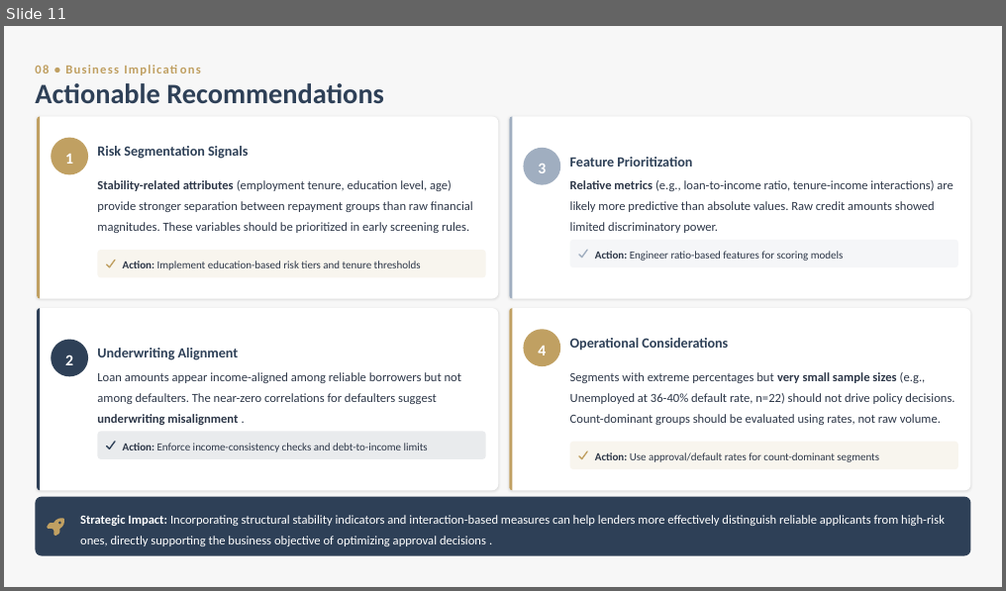
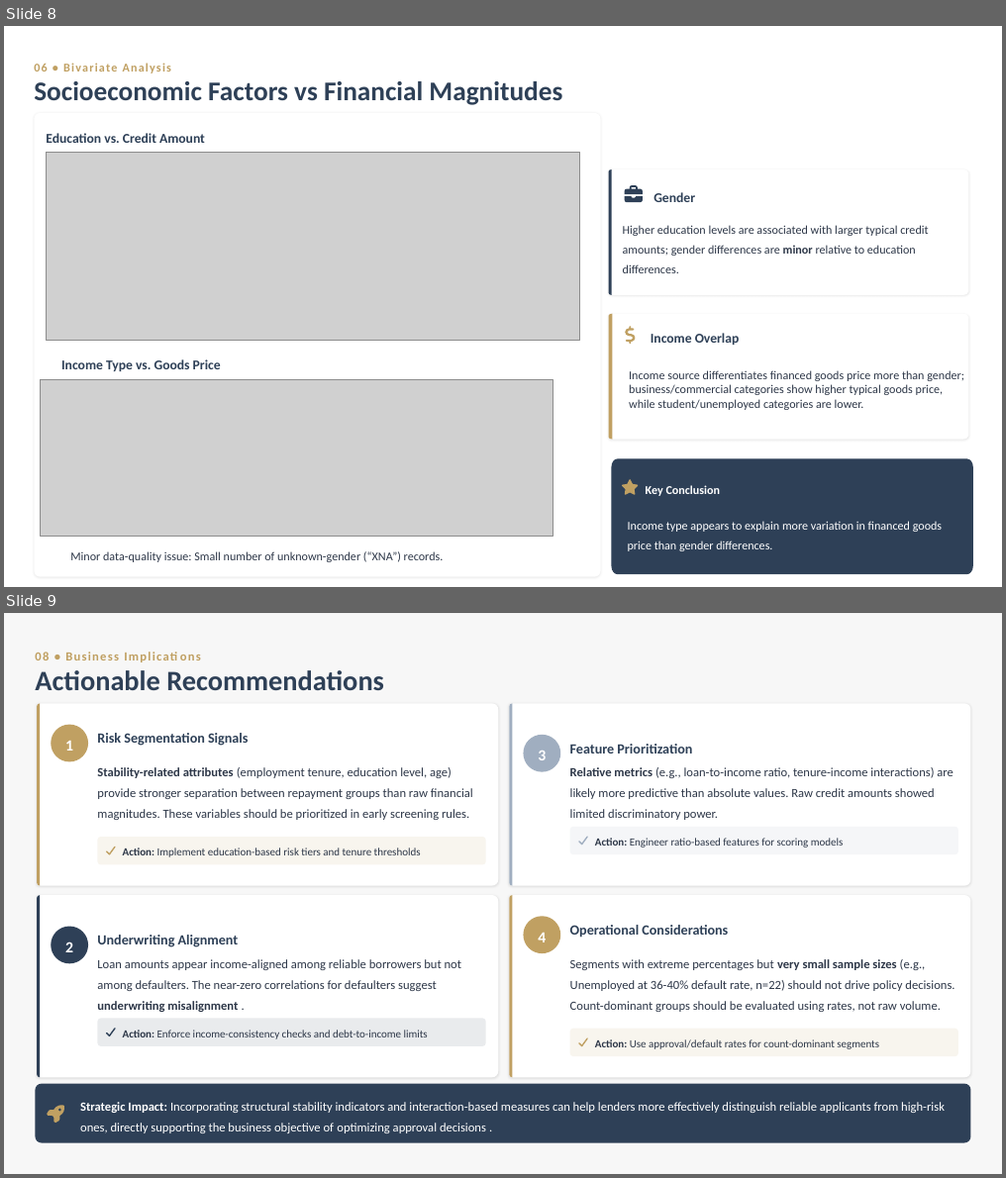
Before and after one commit to skyexry/Data-Bootcamp-Credit-Risk-EDA, a slide deck: Credit Risk Exploratory Data Analysis.pptx. Shown one above the other, each under a label of ours: slide 11 before the commit, slides 8 and 9 after it. The pictures are 1006x591 and 1006x1178 pixels, drawn with LibreOffice and Linux fonts; fonts in the diff are those of the drawing; grey boxes stand for pictures. Boxes give left, top, right and bottom in pixels: in the first picture for what was removed or moved away, otherwise in the second. Text is boxed around its words. In the diff, an @@ line names an element or a change of style, - is before the commit and + after.

```diff
--- a/Credit Risk Exploratory Data Analysis.pptx
+++ b/Credit Risk Exploratory Data Analysis.pptx
@@ slide 8 added at (x1=4, y1=26, x2=1002, y2=587), background #FFFFFF @@
@@ text added at (x1=34, y1=64, x2=47, y2=72), 11.6 pt, text #C0A062, bold @@
+06 • Bivariate Analysis
@@ text added at (x1=34, y1=81, x2=562, y2=105), 26 pt, text #2E4057, bold @@
+Socioeconomic Factors vs Financial Magnitudes
@@ freeform shape added at (x1=34, y1=113, x2=601, y2=577), fill #FFFFFF @@
@@ text added at (x1=46, y1=133, x2=205, y2=143), 13 pt, text #2E4057, bold @@
+Education vs. Credit Amount
@@ picture added at (x1=46, y1=152, x2=580, y2=341) @@
@@ freeform shape added at (x1=609, y1=170, x2=969, y2=295), fill #FFFFFF @@
@@ freeform shape added at (x1=609, y1=170, x2=612, y2=295), fill #2E4057 @@
@@ freeform shape added at (x1=625, y1=185, x2=643, y2=203), fill #2E4057 @@
@@ text added at (x1=653, y1=192, x2=695, y2=202), 13 pt, text #2E4057, bold @@
+Gender
@@ text added at (x1=623, y1=225, x2=928, y2=274), 11.6 pt, text #2D3748 @@
+Higher education levels are associated with larger typical credit amounts; gender differences are minor relative to education differences.
@@ freeform shape added at (x1=609, y1=313, x2=969, y2=439), fill #FFFFFF @@
@@ freeform shape added at (x1=609, y1=313, x2=613, y2=439), fill #C0A062 @@
@@ freeform shape added at (x1=625, y1=326, x2=636, y2=344), fill #C0A062 @@
@@ text added at (x1=650, y1=333, x2=740, y2=345), 13 pt, text #2E4057, bold @@
+Income Overlap
@@ picture added at (x1=41, y1=380, x2=553, y2=537) @@
@@ text added at (x1=61, y1=360, x2=221, y2=372), 13 pt, text #2E4057, bold @@
+Income Type vs. Goods Price
@@ text added at (x1=629, y1=371, x2=964, y2=410), 11.6 pt, text #2D3748 @@
+Income source differentiates financed goods price more than gender; business/commercial categories show higher typical goods price, while student/unemployed categories are lower.
@@ freeform shape added at (x1=611, y1=460, x2=973, y2=574), fill #2E4057 @@
@@ freeform shape added at (x1=622, y1=480, x2=639, y2=495), fill #C0A062 @@
@@ text added at (x1=646, y1=485, x2=721, y2=496), 11.6 pt, text #FFFFFF, bold @@
+Key Conclusion
@@ text added at (x1=628, y1=521, x2=942, y2=552), 11.6 pt, text #FFFFFF @@
+Income type appears to explain more variation in financed goods price than gender differences.
@@ text added at (x1=70, y1=552, x2=444, y2=563), 11.6 pt, text #2D3748 @@
+Minor data-quality issue: Small number of unknown-gender (“XNA”) records.
@@ what was slide 11 is now slide 9 @@
```
Also in this commit, not shown: 6 slides changed, 1 other slide added, 4 slides removed.
